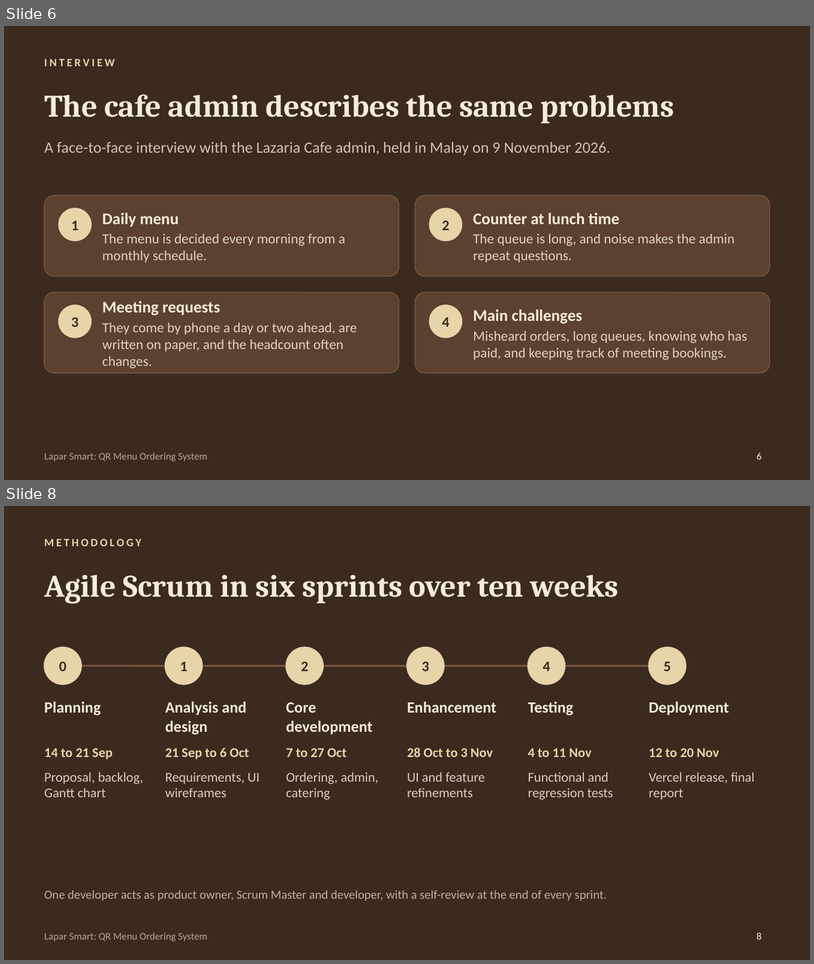
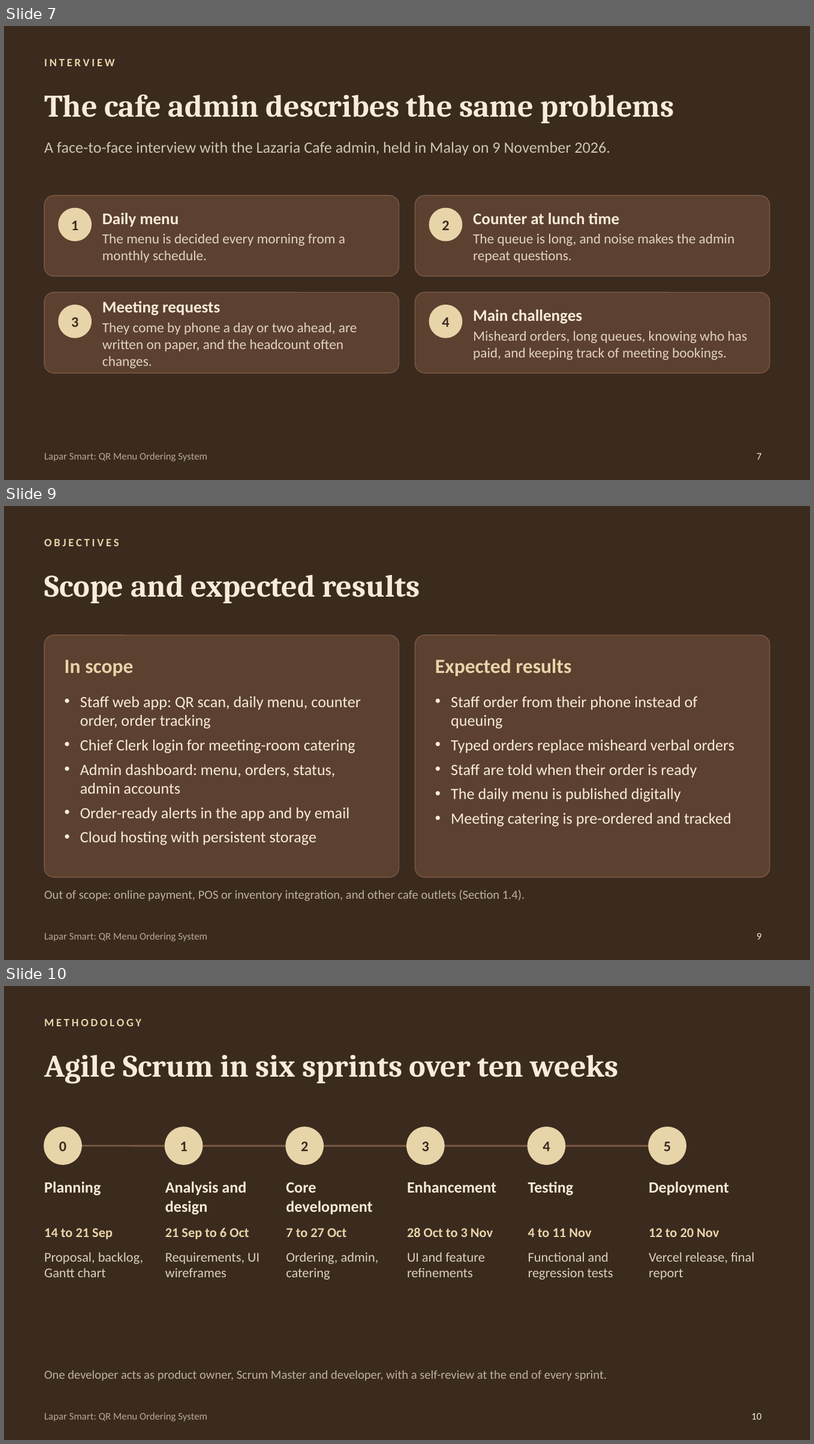
Before and after one commit to ras22hid/lapar-smart, a slide deck: app/static/presentation/LaparSmart_Presentation.pptx. Shown one above the other, each under a label of ours: slides 6 and 8 before the commit, slides 7, 9 and 10 after it; the slides between them are not shown. The pictures are 814x964 and 814x1444 pixels, drawn with LibreOffice and Linux fonts; fonts in the diff are those of the drawing. Boxes give left, top, right and bottom in pixels: in the first picture for what was removed or moved away, otherwise in the second. Text is boxed around its words. In the diff, an @@ line names an element or a change of style, - is before the commit and + after.

```diff
--- a/app/static/presentation/LaparSmart_Presentation.pptx
+++ b/app/static/presentation/LaparSmart_Presentation.pptx
@@ slide 9 added at <box>4,506,810,960</box>, background #3B2A1E; not listed: 1 template element that a slide beside it also shows @@
@@ text added at <box>44,539,119,546</box>, 10 pt, text #E8D4A9, bold @@
+OBJECTIVES
@@ title added at <box>44,574,420,603</box>, 28 pt, text #F7ECD9, bold @@
+Scope and expected results
@@ rounded rectangle added at <box>44,635,399,877</box>, fill #5C4030, outline #7A5A42 0.75 pt @@
@@ rounded rectangle added at <box>415,635,770,877</box>, fill #5C4030, outline #7A5A42 0.75 pt @@
@@ text added at <box>65,660,133,676</box>, 18 pt, text #E8D4A9, bold @@
+In scope
@@ text added at <box>435,658,572,676</box>, 18 pt, text #E8D4A9, bold @@
+Expected results
@@ text added at <box>80,696,361,845</box>, 14 pt, text #F7ECD9 @@
+• Staff web app: QR scan, daily menu, counter order, order tracking
+• Chief Clerk login for meeting-room catering
+• Admin dashboard: menu, orders, status, admin accounts
+• Order-ready alerts in the app and by email
+• Cloud hosting with persistent storage
@@ text added at <box>451,696,735,826</box>, 14 pt, text #F7ECD9 @@
+• Staff order from their phone instead of queuing
+• Typed orders replace misheard verbal orders
+• Staff are told when their order is ready
+• The daily menu is published digitally
+• Meeting catering is pre-ordered and tracked
@@ text added at <box>44,889,525,901</box>, 11 pt, text #F7ECD9 at 70% opacity @@
+Out of scope: online payment, POS or inventory integration, and other cafe outlets (Section 1.4).
@@ page number added at <box>757,933,762,939</box>, 9 pt, text #F7ECD9 @@
+9
@@ what was slide 6 is now slide 7 @@
@@ page number at <box>757,453,762,459</box>: text changed @@
-6
+7
@@ what was slide 8 is now slide 10 @@
@@ page number at <box>752,1413,762,1419</box>: text changed @@
-8
+10
```
Also in this commit, not shown: 4 slides changed, 2 other slides added, 1 slide removed, 3 other files.
